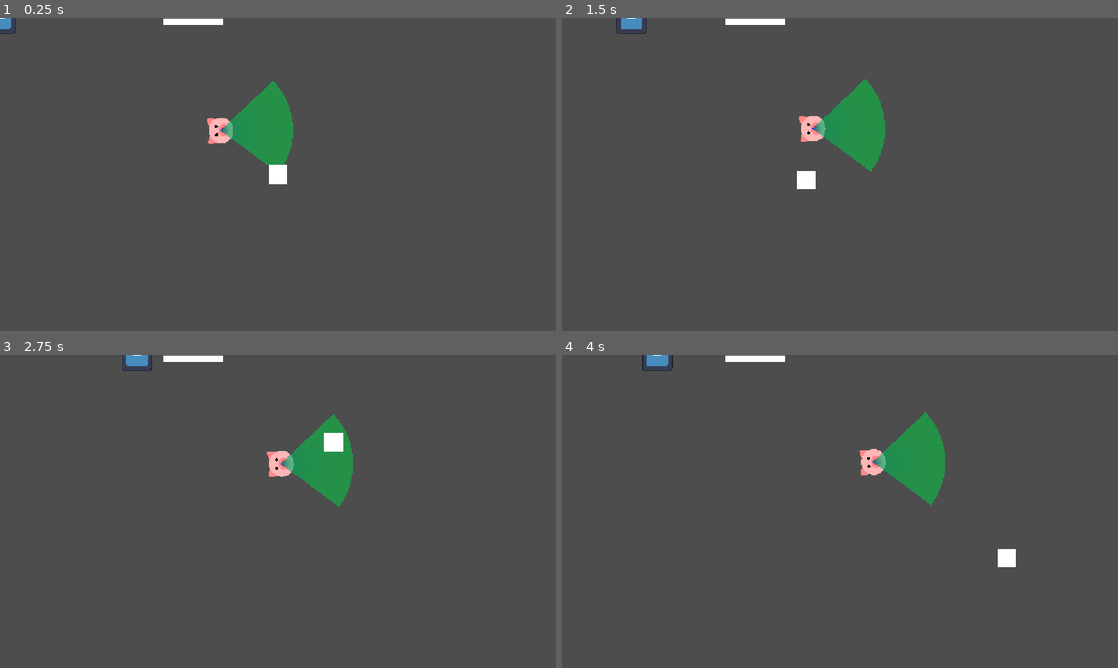
Above: before the commit, frames 1-4 (two rows, left to right).
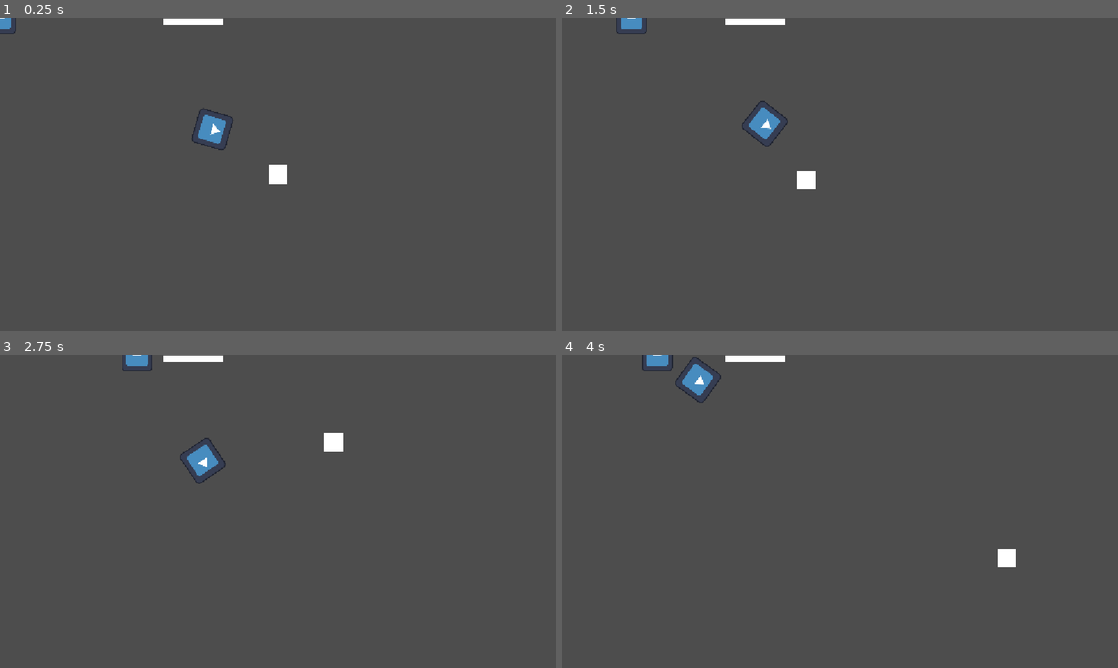
Above: after the commit, the same moments.

Repository: Neo-JCNM/faz-o-shifter
Game: Godot game, scene res://Assets/Test/zone/Zone1.tscn
Same seed, same stepped clock (60 frames per second), same inputs: the game is played once before the commit and once after it. This scene is started directly instead of the project's main scene. The engine's default icon, where the game draws it, is replaced by a stand-in: a white triangle on a blue panel in a dark square.
Inputs (mouse positions are in pixels of both pictures, inside the frame that each line leads up to):
- Up to frame 1 (0.25 s): no input
- Up to frame 2 (1.5 s): tap Enter (ui_accept) at 0.5, 0.77 s; move the mouse to (962, 158) at 0.52 s; hold Right (moveRight) 0.53-1.25 s; hold ` (shiftButton) 0.53-1.25 s; click (962, 158) at 0.67 s; drag from (728, 190) to (962, 158) at 1.27 s
- Up to frame 3 (2.75 s): move the mouse to (333, 442) at 2.02 s; hold Right (moveRight) from 2.03 s (still down); hold ` (shiftButton) from 2.03 s (still down)
- Up to frame 4 (4 s): release Right (moveRight) at 2.75 s; release ` (shiftButton) at 2.75 s; drag from (812, 574) to (845, 464) at 2.77 s; move the mouse to (1006, 558) at 3.52 s; hold Left (moveLeft) from 3.53 s (still down); hold ` (shiftButton) from 3.53 s (still down); tap Enter (ui_accept) at 3.77 s

The runs differ from the first frame. In frame 1, 2.5% of the frame differs, in the area x 34-53%, y 20-48%; in frame 2, 2.8%, in the area x 32-59%, y 19-50%; in frame 3, 2.6%; in frame 4, 2.8%.

Commit message:
adding guarding dog

Diff:
--- a/Assets/Data/ShiftAnimals/Alien.tres
+++ b/Assets/Data/ShiftAnimals/Alien.tres
@@ -1,11 +1,11 @@
 [gd_resource type="Resource" script_class="AnimalShiftSO" format=3 uid="uid://b4kndojicnw8r"]
 
 [ext_resource type="Script" uid="uid://ddjmnj8p0jowi" path="res://Assets/Scripts/ScriptableObjects/animalShiftSO.gd" id="1_ovqdt"]
-[ext_resource type="Texture2D" uid="uid://dfkk5j4a345vu" path="res://icon.svg" id="2_561se"]
+[ext_resource type="Texture2D" uid="uid://dmhfmgemcuwip" path="res://Assets/Graphics/Sprites/Alien/Alien.png" id="2_561se"]
 
 [sub_resource type="RectangleShape2D" id="RectangleShape2D_k04eo"]
 
-[sub_resource type="SpriteFrames" id="SpriteFrames_561se"]
+[sub_resource type="SpriteFrames" id="SpriteFrames_rtibo"]
 animations = [{
 "frames": [{
 "duration": 1.0,
--- /dev/null
+++ b/Assets/Graphics/Anims/Sprite.tscn
@@ -0,0 +1,3 @@
+[gd_scene format=3 uid="uid://4ayosfmgsmrp"]
+
+[node name="Sprite" type="Node2D" unique_id=795522892]
--- /dev/null
+++ b/Assets/Scripts/AI/Animals/GuardDog.tscn
@@ -0,0 +1,72 @@
+[gd_scene format=3 uid="uid://d1dkfs8ycypiv"]
+
+[ext_resource type="Script" uid="uid://c4cmnvl3b6m21" path="res://Assets/Scripts/GuardDog.gd" id="1_vrsb6"]
+[ext_resource type="Texture2D" uid="uid://dfkk5j4a345vu" path="res://icon.svg" id="2_vrsb6"]
+
+[sub_resource type="RectangleShape2D" id="RectangleShape2D_wpwwm"]
+size = Vector2(127, 128)
+
+[sub_resource type="SpriteFrames" id="SpriteFrames_wpwwm"]
+animations = [{
+"frames": [{
+"duration": 1.0,
+"texture": ExtResource("2_vrsb6")
+}],
+"loop": 1,
+"name": &"default",
+"speed": 5.0
+}]
+
+[sub_resource type="CircleShape2D" id="CircleShape2D_wpwwm"]
+radius = 989.13763
+
+[sub_resource type="RectangleShape2D" id="RectangleShape2D_m0fky"]
+size = Vector2(179.82608, 228.21739)
+
+[node name="GuardDog" type="CharacterBody2D" unique_id=101359117]
+scale = Vector2(1.15, 1.15)
+script = ExtResource("1_vrsb6")
+tracking_speed = 200
+chase_speed = 550
+metadata/_custom_type_script = "uid://c6cedcmgsqj7x"
+
+[node name="CollisionShape2D" type="CollisionShape2D" parent="." unique_id=1383402164]
+position = Vector2(0.5, 0)
+shape = SubResource("RectangleShape2D_wpwwm")
+
+[node name="AnimatedSprite2D" type="AnimatedSprite2D" parent="." unique_id=695958373]
+sprite_frames = SubResource("SpriteFrames_wpwwm")
+
+[node name="SmellArea" type="Area2D" parent="." unique_id=73333753]
+
+[node name="CollisionShape2D" type="CollisionShape2D" parent="SmellArea" unique_id=178567421]
+shape = SubResource("CircleShape2D_wpwwm")
+
+[node name="VisionArea" type="Area2D" parent="." unique_id=2102813776]
+
+[node name="Polygon2D" type="Polygon2D" parent="VisionArea" unique_id=567727952]
+modulate = Color(0, 0.84705883, 0.22745098, 0.5019608)
+show_behind_parent = true
+
+[node name="CollisionPolygon2D" type="CollisionPolygon2D" parent="VisionArea" unique_id=983887187]
+position = Vector2(64, -20.723)
+scale = Vector2(1.2310268, 1.5291878)
+polygon = PackedVector2Array(-191.70988, 384, 112.913864, 382, -1.1301956, -4.498087, -54.814617, -34.033752, -101.435295, -7.8735924)
+
+[node name="KillZone" type="Area2D" parent="." unique_id=1037889301]
+
+[node name="CollisionShape2D" type="CollisionShape2D" parent="KillZone" unique_id=1970083781]
+position = Vector2(-2.086956, 31.108698)
+shape = SubResource("RectangleShape2D_m0fky")
+
+[node name="BarkTimer" type="Timer" parent="." unique_id=2062731532]
+wait_time = 2.0
+one_shot = true
+
+[node name="AudioStreamPlayer2D" type="AudioStreamPlayer2D" parent="." unique_id=114293195]
+
+[connection signal="body_entered" from="SmellArea" to="." method="_on_smell_area_body_entered"]
+[connection signal="body_exited" from="SmellArea" to="." method="_on_smell_area_body_exited"]
+[connection signal="body_entered" from="VisionArea" to="." method="_on_vision_area_body_entered"]
+[connection signal="body_exited" from="VisionArea" to="." method="_on_vision_area_body_exited"]
+[connection signal="body_entered" from="KillZone" to="." method="_on_kill_zone_body_entered"]
--- a/Assets/Scripts/AI/Mob.gd
+++ b/Assets/Scripts/AI/Mob.gd
@@ -40,6 +40,9 @@
 
 # Called every frame. 'delta' is the elapsed time since the previous frame.
 func _physics_process(delta: float) -> void:
+	execute_base_ai(delta);
+
+func execute_base_ai(delta: float) -> void:
 	var direction
 	var rotation_direction
 	if AlertLevel.alert_act == 0:
--- /dev/null
+++ b/Assets/Scripts/GuardDog.gd
@@ -0,0 +1,106 @@
+extends Mob
+class_name GuardDog
+
+enum DogState {
+	PATROL,
+	TRACKING,
+	BARKING,
+	CHASING
+}
+
+@export var tracking_speed: int = 130
+@export var chase_speed: int = 280
+
+var current_state: DogState = DogState.PATROL
+var player_in_smell_range: bool = false
+var player_in_vision: bool = false
+
+@onready var bark_timer: Timer = $BarkTimer
+@onready var bark_sound: AudioStreamPlayer2D = $BarkSound
+
+func _ready() -> void:
+	super._ready()
+	bark_timer.wait_time = 2.0
+	bark_timer.one_shot = true
+	bark_timer.timeout.connect(_on_bark_timer_timeout)
+
+func _physics_process(delta: float) -> void:
+	if not is_instance_valid(player):
+		player = get_tree().get_first_node_in_group("player")
+		return
+
+	_evaluate_state_transitions()
+
+	match current_state:
+		DogState.PATROL:
+			super.execute_base_ai(delta)
+
+		DogState.TRACKING:
+			_move_towards_player(tracking_speed, delta)
+
+		DogState.BARKING:
+			velocity = Vector2.ZERO
+			var look_dir = global_position.direction_to(player.global_position).angle() - PI/2
+			rotation = lerp_angle(rotation, look_dir, 15.0 * delta)
+
+		DogState.CHASING:
+			_move_towards_player(chase_speed, delta)
+
+func _evaluate_state_transitions() -> void:
+	if not _is_player_disguised():
+		if player_in_vision and current_state != DogState.BARKING and current_state != DogState.CHASING:
+			_start_barking()
+			return
+
+		if player_in_smell_range and current_state == DogState.PATROL:
+			current_state = DogState.TRACKING
+			return
+
+	if not player_in_smell_range and not player_in_vision and current_state != DogState.PATROL:
+		if current_state != DogState.BARKING:
+			current_state = DogState.PATROL
+			return_pat = true
+
+func _move_towards_player(move_speed: int, delta: float) -> void:
+	var direction = global_position.direction_to(player.global_position)
+	velocity = direction * move_speed
+	var rotation_direction = direction.angle() - PI/2
+	rotation = lerp_angle(rotation, rotation_direction, 10.0 * delta)
+	move_and_slide()
+
+func _start_barking() -> void:
+	current_state = DogState.BARKING
+	velocity = Vector2.ZERO
+	#bark_sound.play()
+	AlertLevel.alert_up()
+	bark_timer.start()
+
+func _on_bark_timer_timeout() -> void:
+	if _is_player_disguised():
+		current_state = DogState.PATROL
+		return_pat = true
+	else:
+		current_state = DogState.CHASING
+
+func _is_player_disguised() -> bool:
+	return player.caracteristics == shiftData;
+
+func _on_smell_area_body_entered(body: Node2D) -> void:
+	if body is playerMove:
+		player_in_smell_range = true
+
+func _on_smell_area_body_exited(body: Node2D) -> void:
+	if body is playerMove:
+		player_in_smell_range = false
+
+func _on_vision_area_body_entered(body: Node2D) -> void:
+	if body is playerMove:
+		player_in_vision = true
+
+func _on_vision_area_body_exited(body: Node2D) -> void:
+	if body is playerMove:
+		player_in_vision = false
+
+func _on_kill_zone_body_entered(body: Node2D) -> void:
+	if body is playerMove and not _is_player_disguised():
+		body.onBodyEntered(self)
--- a/Assets/Test/player.tscn
+++ b/Assets/Test/player.tscn
@@ -1,16 +1,16 @@
 [gd_scene format=3 uid="uid://u5k8ihx0rgml"]
 
 [ext_resource type="Script" uid="uid://r7oa6bbaqq6g" path="res://Assets/Test/script/playerMove.gd" id="1_cvnsp"]
-[ext_resource type="Texture2D" uid="uid://dfkk5j4a345vu" path="res://icon.svg" id="2_6t5aa"]
 [ext_resource type="Resource" uid="uid://b4kndojicnw8r" path="res://Assets/Data/ShiftAnimals/Alien.tres" id="2_t4l5d"]
 [ext_resource type="Script" uid="uid://ift5ybi70lvv" path="res://Assets/Test/script/faz_o_shifter.gd" id="3_bs8qf"]
+[ext_resource type="Texture2D" uid="uid://dmhfmgemcuwip" path="res://Assets/Graphics/Sprites/Alien/Alien.png" id="3_t4l5d"]
 [ext_resource type="Texture2D" uid="uid://b25ec33g6edib" path="res://Assets/Graphics/Sprites/Square.png" id="4_tyx7g"]
 
 [sub_resource type="SpriteFrames" id="SpriteFrames_wpwwm"]
 animations = [{
 "frames": [{
 "duration": 1.0,
-"texture": ExtResource("2_6t5aa")
+"texture": ExtResource("3_t4l5d")
 }],
 "loop": 1,
 "name": &"default",
--- a/Assets/Test/script/playerMove.gd
+++ b/Assets/Test/script/playerMove.gd
@@ -8,7 +8,7 @@
 
 @export_group("Data")
 @export var caracteristics :  AnimalShiftSO = null;
-var originalShiftDuration;
+var shiftCount;
 @export var baseCaracteristics :  AnimalShiftSO = null;
 @export var cooldown = 5.0
 var screenSize;
@@ -41,11 +41,7 @@
 	show();
 	$CollisionShape2D.disabled = false;
 
-# Called every frame. 'delta' is the elapsed time since the previous frame.
-func _process(delta: float) -> void:
-	#print(caracteristics.shiftDuration)
-	print(cooldown)
-	cooldown -= 1 * delta
+func _physics_process(delta: float) -> void:
 	velocity = Vector2.ZERO;
 	if Input.is_action_pressed("moveRight"):
 		velocity.x += 1;
@@ -64,17 +60,21 @@
 	move.emit(velocity*delta);
 	position += velocity * delta;
 	position = position.clamp(screenSize.position, screenSize.end);
+# Called every frame. 'delta' is the elapsed time since the previous frame.
+func _process(delta: float) -> void:
+	#print(caracteristics.shiftDuration)
+	print(cooldown)
+	cooldown -= 1 * delta
 	if AlertLevel.is_hiding:
 		visible = false
 	else:
 		visible = true
 
 	if(fazed):
-		if(caracteristics.shiftDuration > 0):
-			caracteristics.shiftDuration -= 1 * delta
+		if(shiftCount > 0):
+			shiftCount -= 1 * delta
 		else:
 			fazed = false
-			caracteristics.shiftDuration = originalShiftDuration;
 			caracteristics = baseCaracteristics;
 			speed = caracteristics.speed;
 			$AnimatedSprite2D.sprite_frames = caracteristics.sprite;
@@ -86,9 +86,11 @@
 	#$CollisionShape2D.set_deferred("disabled", true);
 
 func _on_faz():
+	if (caracteristics.collider != null):
+		$CollisionShape2D.shape = caracteristics.collider
 	speed = caracteristics.speed;
-	originalShiftDuration = caracteristics.shiftDuration;
-	cooldown = originalShiftDuration + 5.0
+	shiftCount = caracteristics.shiftDuration;
+	cooldown = shiftCount + 5.0
 	fazed = true
 	$AnimatedSprite2D.sprite_frames = caracteristics.sprite;
 	print("Fazing succeeded ! \n");
--- a/Assets/Test/zone/Zone1.tscn
+++ b/Assets/Test/zone/Zone1.tscn
@@ -1,8 +1,8 @@
 [gd_scene format=3 uid="uid://ckbcawebmyki8"]
 
 [ext_resource type="PackedScene" uid="uid://c0fo0pbrxsdt6" path="res://Assets/Test/entity/player.tscn" id="1_ulhmy"]
-[ext_resource type="PackedScene" uid="uid://cx81jfmew6spq" path="res://Assets/Test/entity/Mob.tscn" id="2_kyc0r"]
 [ext_resource type="PackedScene" uid="uid://v2je86htbedh" path="res://Assets/Test/object/door.tscn" id="3_kyc0r"]
+[ext_resource type="PackedScene" uid="uid://d1dkfs8ycypiv" path="res://Assets/Scripts/AI/Animals/GuardDog.tscn" id="4_jywrb"]
 
 [sub_resource type="Curve2D" id="Curve2D_jywrb"]
 _data = {
@@ -14,10 +14,6 @@
 
 [node name="Player" parent="." unique_id=1684749387 instance=ExtResource("1_ulhmy")]
 position = Vector2(1882, 654)
-
-[node name="PigTest" parent="." unique_id=1001888464 node_paths=PackedStringArray("patrol") instance=ExtResource("2_kyc0r")]
-position = Vector2(133, 417)
-patrol = NodePath("../Path2D/PathFollow2D")
 
 [node name="Camera2D" type="Camera2D" parent="." unique_id=318512505]
 position = Vector2(1151, 645)
@@ -34,3 +30,9 @@
 [node name="PathFollow2D" type="PathFollow2D" parent="Path2D" unique_id=1537474975]
 position = Vector2(888, 464)
 rotation = -0.059998572
+
+[node name="GuardDog" parent="." unique_id=101359117 node_paths=PackedStringArray("patrol") instance=ExtResource("4_jywrb")]
+position = Vector2(1181, 371)
+tracking_speed = 50
+patrol = NodePath("../Path2D/PathFollow2D")
+speed = 50
Not shown: 1 places in Assets/Data/ShiftAnimals/Alien.tres that only renumber resources
Not shown, added: Assets/Scripts/GuardDog.gd.uid
